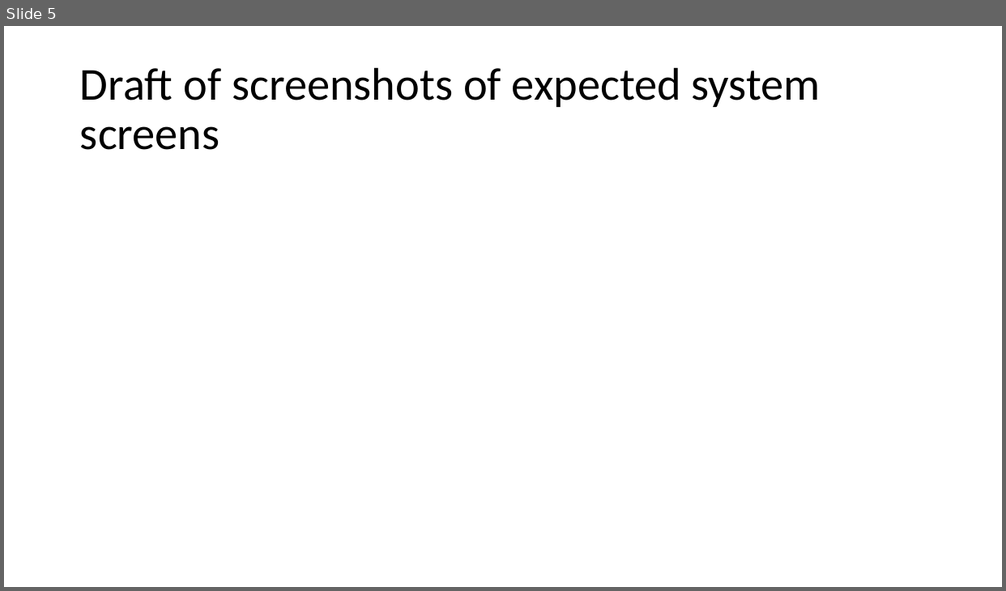
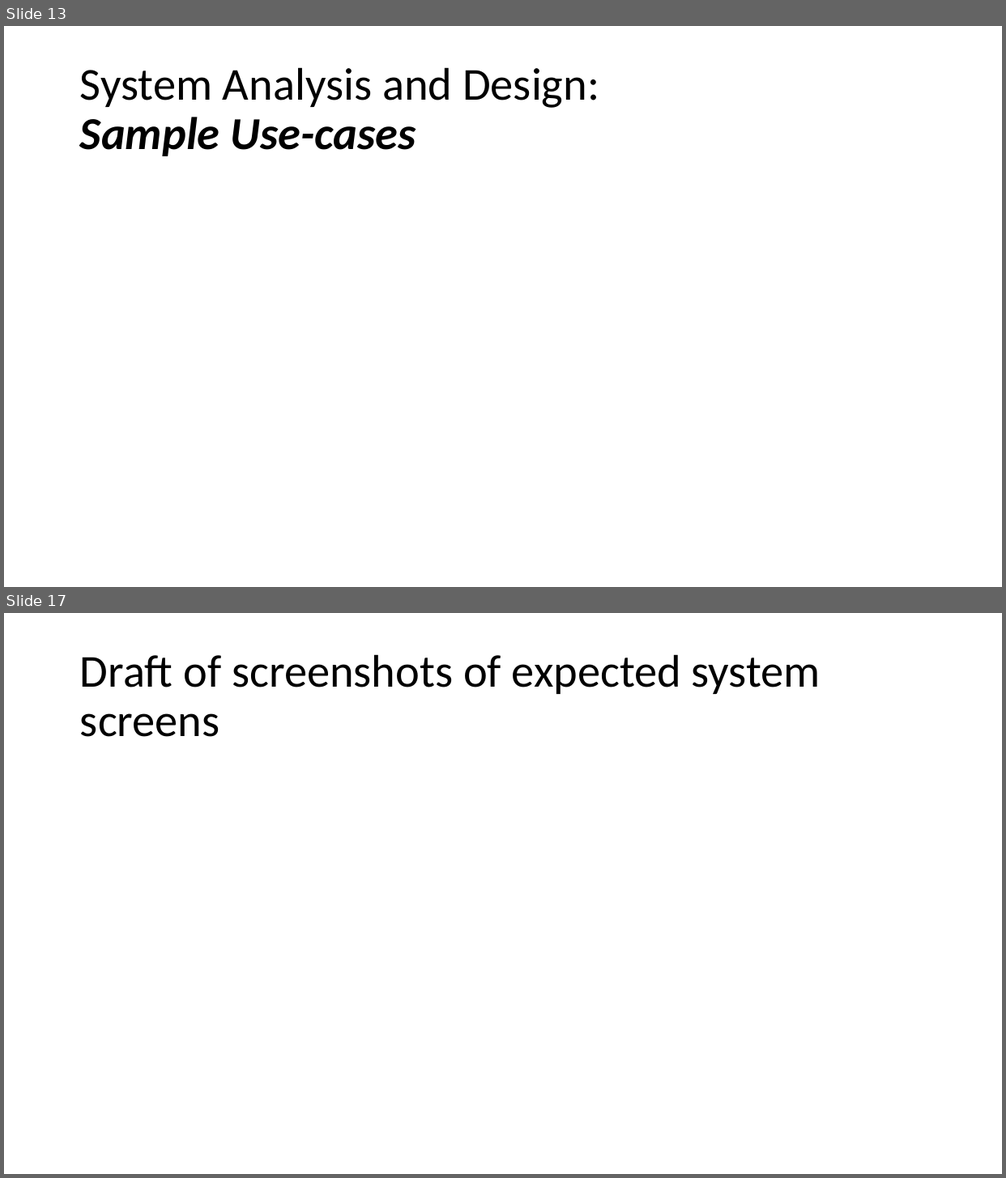
Before and after one commit to FCI-E-campus/fci-e-campus-docs, a slide deck: Mid-year document & presentation/FCI-CU-GP-Midyear-Presentation.pptx. Shown one above the other, each under a label of ours: slide 5 before the commit, slides 13 and 17 after it; the slides between them are not shown. The pictures are 1006x591 and 1006x1178 pixels, drawn with LibreOffice and Linux fonts; fonts in the diff are those of the drawing. Boxes give left, top, right and bottom in pixels: in the first picture for what was removed or moved away, otherwise in the second. Text is boxed around its words. In the diff, an @@ line names an element or a change of style, - is before the commit and + after.

```diff
--- a/Mid-year document & presentation/FCI-CU-GP-Midyear-Presentation.pptx
+++ b/Mid-year document & presentation/FCI-CU-GP-Midyear-Presentation.pptx
@@ slide 13 added at [4,26,1002,587], background #FFFFFF @@
@@ title added at [80,67,599,156], 44 pt, text #000000 @@
+System Analysis and Design:
+Sample Use-cases
@@ what was slide 5 is now slide 17 @@
```
Also in this commit, not shown: 4 slides changed, 11 other slides added, 4 other files.
